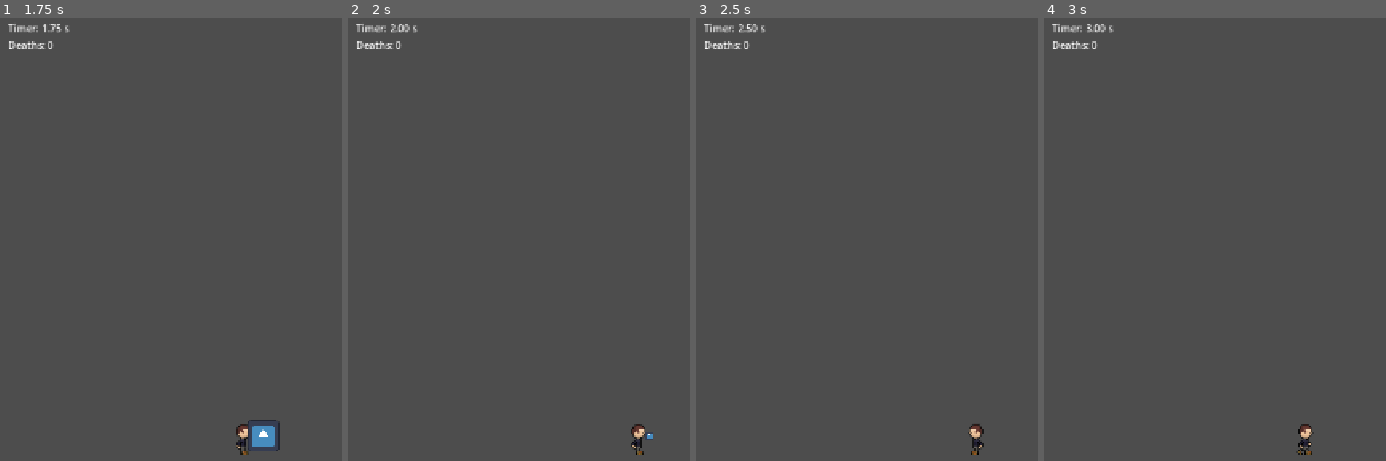
Above: before the commit, frames 1-4 (left to right).
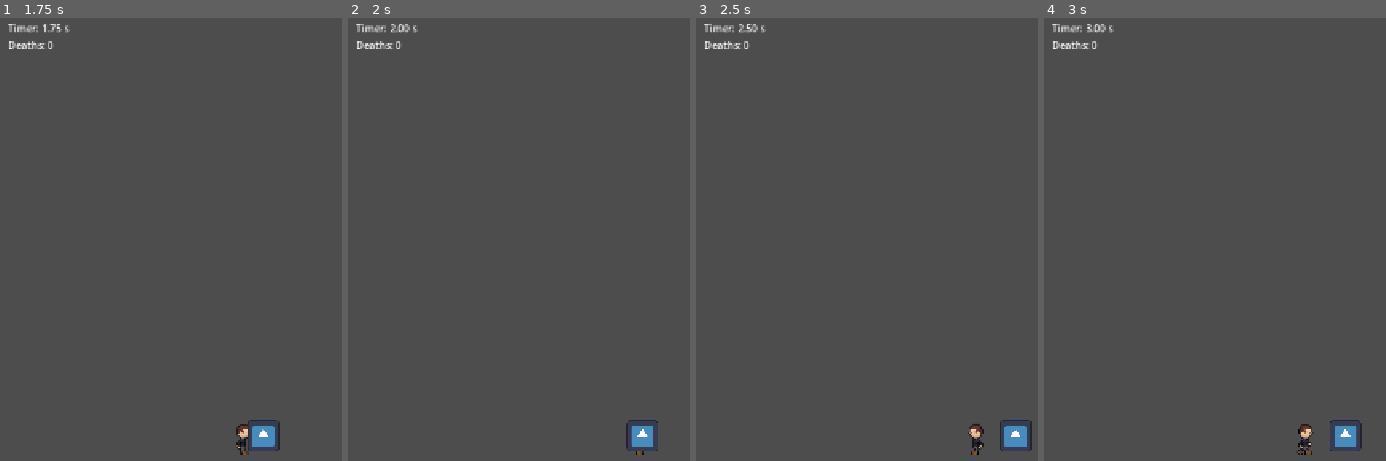
Above: after the commit, the same moments.

Repository: Maxington20/celeste-clone
Game: Godot game, scene res://scenes/levels/level_01.tscn
Same seed, same stepped clock (60 frames per second), same inputs: the game is played once before the commit and once after it. The project has no main scene, so this scene is started directly. The engine's default icon, where the game draws it, is replaced by a stand-in: a white triangle on a blue panel in a dark square.
Inputs:
- Up to frame 1 (1.75 s): hold D (move_right) from 0.53 s (still down); tap Shift (dash) at 0.6, 1.35 s; tap Space (jump) at 0.77, 1.52 s
- Up to frame 2 (2 s): keep holding D (move_right)
- Up to frame 3 (2.5 s): release D (move_right) at 2.03 s; hold A (move_left) from 2.03 s (still down); tap Shift (dash) at 2.1 s
- Up to frame 4 (3 s): release A (move_left) at 2.78 s; hold D (move_right) from 2.78 s (still down); tap Shift (dash) at 2.85 s

Frame 1 is identical in both runs. In frame 2, 0.4% of the frame differs, in the area x 81-91%, y 90-98%; in frame 3, 0.4%, in the area x 88-99%, y 90-98%; in frame 4, 0.4%.
Error after the commit: Invalid access to property or key 'velocity' on a base object of type 'StaticBody2D'. (res://scenes/enemies/walker.gd:28)

Commit message:
enemy can die now and shoots player up in the air.

Diff:
--- a/scenes/enemies/walker.gd
+++ b/scenes/enemies/walker.gd
@@ -2,9 +2,7 @@
 
 @export var move_speed := 100.0
 @export var travel_distance := 100.0
-
-
-signal body_hit_stomp_area(body: Node2D)
+@export var bounce_velocity := -800
 
 var direction := 1.0
 var start_position: Vector2
@@ -26,7 +24,15 @@
 
 
 func _on_stomp_area_body_entered(body: Node2D) -> void:
-	body_hit_stomp_area.emit(body)
+	call_deferred("disable_collision_layers")
+	body.velocity.y = bounce_velocity
 	var tween = create_tween()
-	tween.tween_property(self, "scale", Vector2.ZERO, 0.2)
+	tween.tween_property($Visuals, "scale", Vector2.ZERO, 0.2)
 	await tween.finished
+	queue_free()
+
+
+func disable_collision_layers() -> void:
+	$CollisionShape2D.disabled = true
+	$StompArea/CollisionShape2D.disabled = true
+	$DamageArea/CollisionShape2D.disabled = true
--- a/scenes/enemies/walker.tscn
+++ b/scenes/enemies/walker.tscn
@@ -16,7 +16,11 @@
 collision_layer = 2
 script = ExtResource("1_2jm2j")
 
-[node name="Sprite2D" type="Sprite2D" parent="." unique_id=653501757]
+[node name="Visuals" type="Node2D" parent="." unique_id=1392326260]
+position = Vector2(0, 32)
+
+[node name="Sprite2D" type="Sprite2D" parent="Visuals" unique_id=653501757]
+position = Vector2(0, -32)
 scale = Vector2(0.5, 0.5)
 texture = ExtResource("1_a0451")
 
